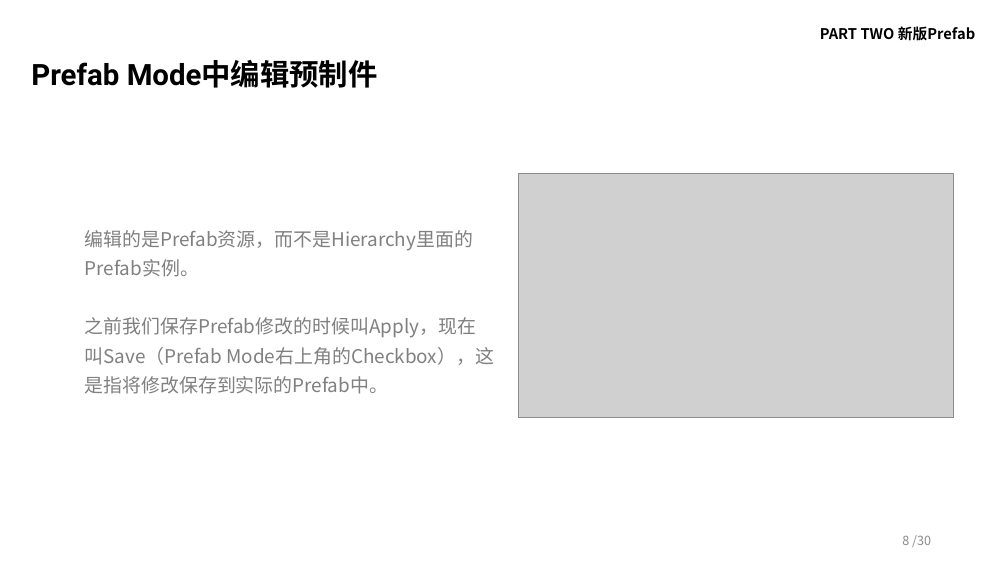
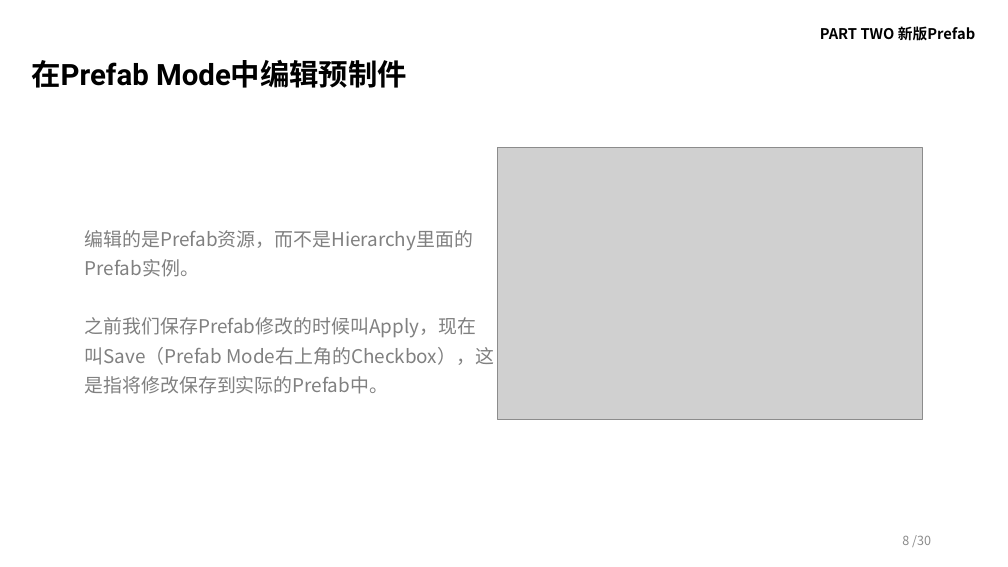
Before and after one commit to BingbingXu/NestedPrefab_Demos, a slide deck: slide 9 of Unity全新Prefab预制体系统.pptx (slide 8 before the commit). Drawn at 1008x567 pixels with LibreOffice and Linux fonts; fonts in the diff are those of the drawing; grey boxes stand for pictures. Boxes give left, top, right and bottom in pixels: in the first picture for what was removed or moved away, otherwise in the second. Text is boxed around its words. In the diff, an @@ line names an element or a change of style, - is before the commit and + after.

```diff
--- a/Unity全新Prefab预制体系统.pptx
+++ b/Unity全新Prefab预制体系统.pptx
@@ text at [31, 60, 407, 88]: text changed @@
-Prefab Mode中编辑预制件
+在Prefab Mode中编辑预制件
@@ picture: place and size @@
-picture at [518, 174, 954, 418]
+picture at [498, 147, 922, 420]
```
Also in this commit, not shown: 10 other slides changed.
